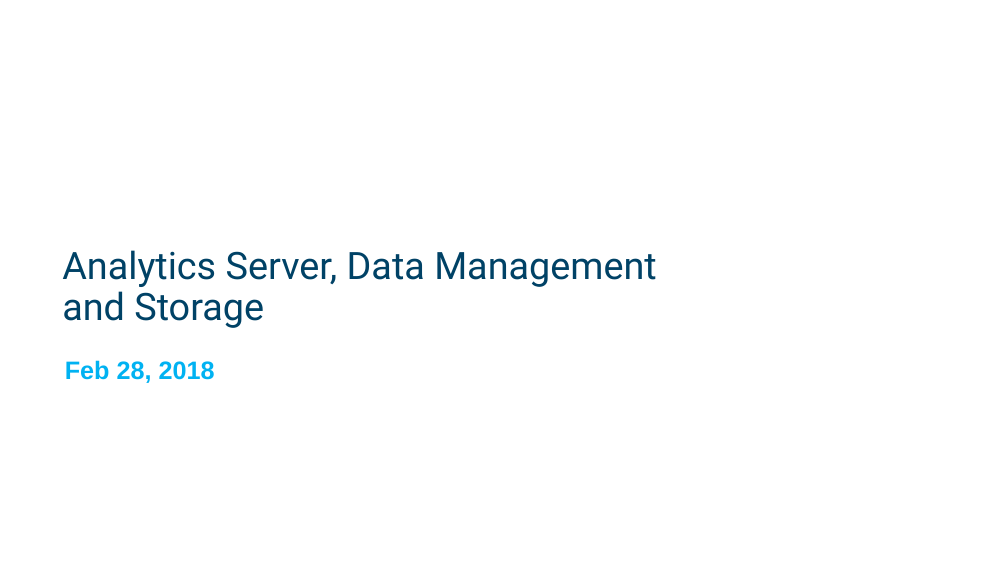
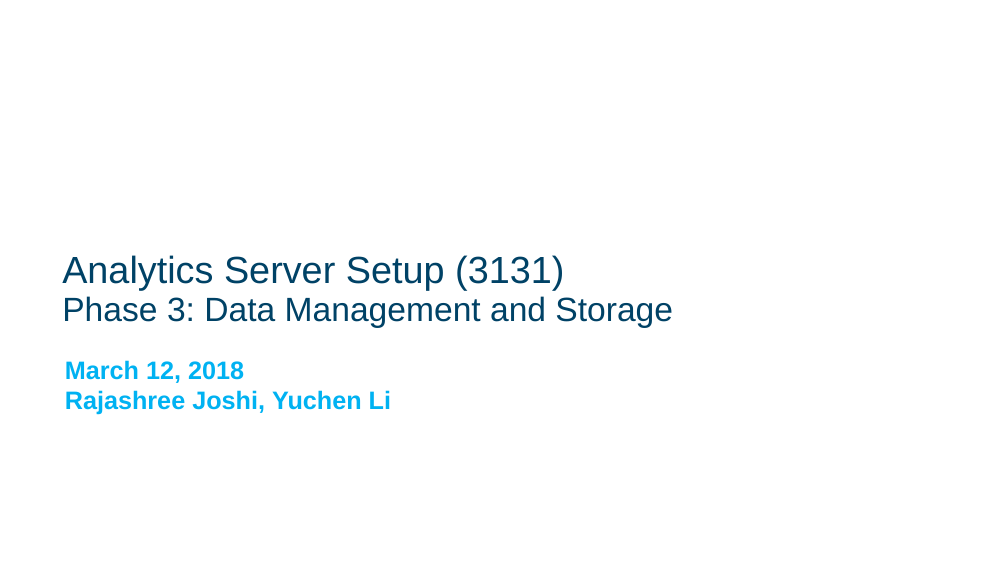
Before and after one commit to ralf0615/Analytics_project_backlog, a slide deck: slide 1 of Stage_2/Analytics Server, Data Management & Storage_v2.pptx. Drawn at 1008x567 pixels with LibreOffice and Linux fonts; fonts in the diff are those of the drawing; background and template pictures are left out. Boxes give left, top, right and bottom in pixels: in the first picture for what was removed or moved away, otherwise in the second. Text is boxed around its words. In the diff, an @@ line names an element or a change of style, - is before the commit and + after.

Commit message:
Phase3_updated

```diff
--- a/Stage_2/Analytics Server, Data Management & Storage_v2.pptx
+++ b/Stage_2/Analytics Server, Data Management & Storage_v2.pptx
@@ text at bbox=[62, 255, 673, 328]: text changed; size 36 to 32 pt; font Roboto to Arial @@
-Analytics Server, Data Management and Storage
+Analytics Server Setup (3131)
+Phase 3: Data Management and Storage
@@ subtitle at bbox=[65, 360, 391, 415]: text changed @@
-Feb 28, 2018
+March 12, 2018
+Rajashree Joshi, Yuchen Li
```
Also in this commit, not shown: 1 other slide changed, 1 other file.
